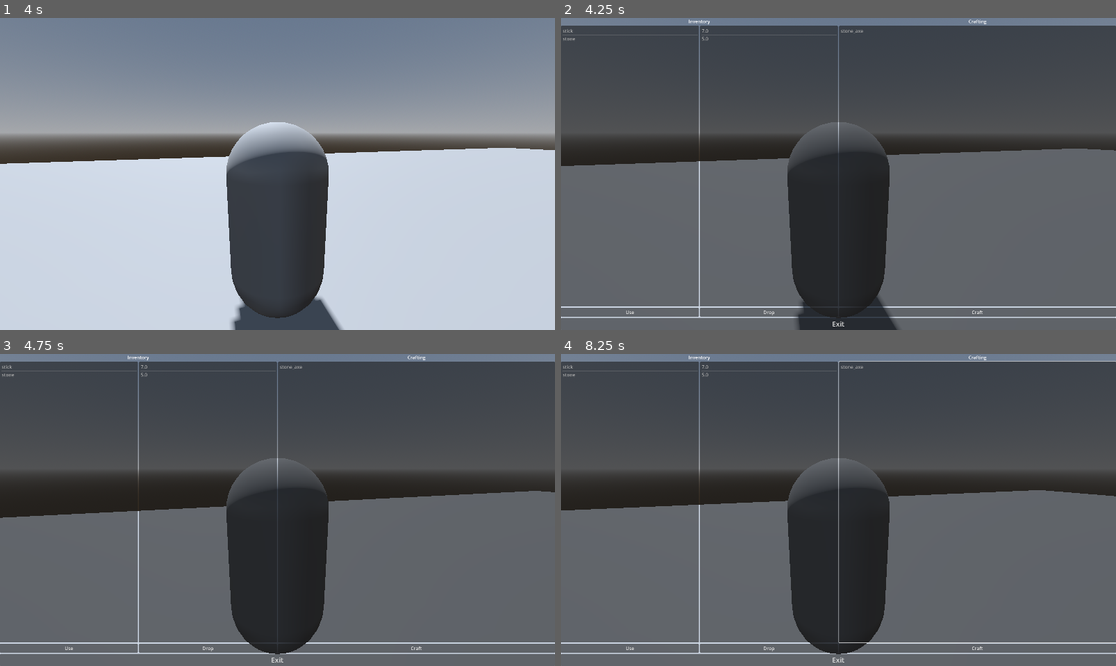
Above: before the commit, frames 1-4 (two rows, left to right).
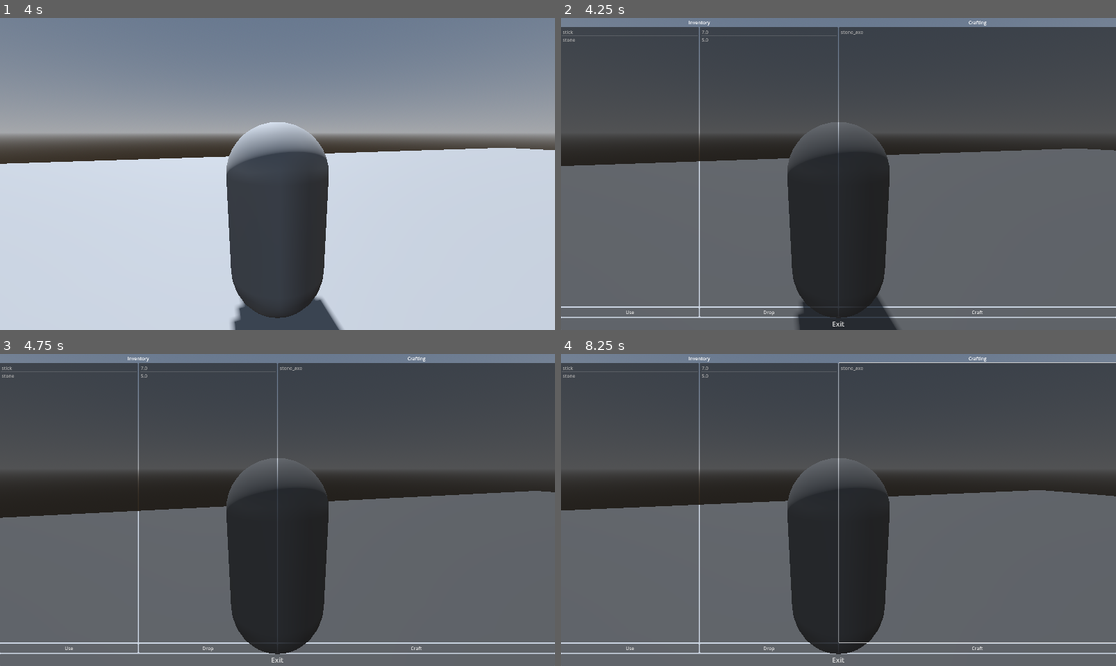
Above: after the commit, the same moments.

Repository: userext122021/godot_rpg_project
Game: Godot game, scene res://main.tscn
Same seed, same stepped clock (60 frames per second), same inputs: the game is played once before the commit and once after it.
Inputs (mouse positions are in pixels of both pictures, inside the frame that each line leads up to):
- Up to frame 1 (4 s): tap Enter at 0.5 s; move the mouse to (305, 174) at 0.52 s; hold W (move_forward) from 0.53 s (still down); tap E (interact) at 0.6, 1.55, 2.1, 2.85, 3.8 s; tap Space (jump) at 0.77, 1.52, 3.02, 3.77 s; move the mouse to (249, 174) at 1.27 s; click (249, 174) at 1.35 s; move the mouse to (288, 167) at 2.02 s; move the mouse to (271, 180) at 2.77 s; move the mouse to (316, 177) at 3.52 s; press the mouse at (316, 177) at 3.53 s
- Up to frame 2 (4.25 s): keep holding W (move_forward); tap Tab (show_inventory) at 4.15 s
- Up to frame 3 (4.75 s): move the mouse to (111, 463) at 4.27 s; release W (move_forward) at 4.28 s; release the mouse at (111, 463) at 4.28 s; hold A (move_left) from 4.28 s (still down); tap E (interact) at 4.35 s; tap Space (jump) at 4.52 s
- Up to frame 4 (8.25 s): move the mouse to (866, 510) at 5.02 s; release A (move_left) at 5.03 s; hold S (move_back) 5.03-5.78 s; tap E (interact) at 5.1, 6.05, 6.6, 7.35 s; move the mouse to (755, 432) at 5.77 s; hold D (move_right) 5.78-6.53 s; click (755, 432) at 5.85 s; tap Space (jump) at 6.02, 6.77, 7.52 s; move the mouse to (960, 494) at 6.52 s; hold W (move_forward) 6.53-7.28 s; move the mouse to (727, 525) at 7.27 s; hold D (move_right) 7.28-8.03 s; move the mouse to (894, 441) at 8.02 s; press the mouse at (894, 441) at 8.03 s; hold S (move_back) from 8.03 s (still down)

Frame 1 is identical in both runs. In frame 2, 0.8% of the frame differs, in the area x 0-100%, y 0-8%; in frame 3, 0.8%; in frame 4, 0.9%.

Commit message:
Добавил верстак

Diff:
--- a/core/controls/interactable.gd
+++ b/core/controls/interactable.gd
@@ -4,7 +4,24 @@
 signal interacted(body: Node3D)
 
 @export var interact_text: String = "E - interact"
+@export var data:InteractableData
 
+func _ready() -> void:
+	if data:
+		interact_text=data.interaction_text
+
+func get_interaction_text():
+	if data:
+		var text:String=data.interactable_name
+		text+=" "
+		text+=data.interaction_text
+		return text
+	return interact_text
+
+func get_category() -> String:
+	if not data:
+		return "unknown"
+	return data.interactable_category
 
 func interact(body: Node3D):
 	interacted.emit(body)
--- /dev/null
+++ b/core/controls/interactable_data.gd
@@ -0,0 +1,6 @@
+extends Resource
+class_name InteractableData
+
+@export var interactable_name:String="unknown"
+@export var interactable_category:String="unknown"
+@export var interaction_text:String="E - interact"
--- a/core/entities/player/player.gd
+++ b/core/entities/player/player.gd
@@ -8,7 +8,7 @@
 @onready var camera = $CameraPivot/Camera3D
 
 var interactable:Interactable=null
-
+var current_workstation:String="none"
 
 func _ready():
 	super._ready()
@@ -33,7 +33,7 @@
 			if i_body.has_node("Interactable"):
 				var i:Interactable=i_body.get_node("Interactable")
 				interactable=i
-				$InteractRay/Label3D.text=i.interact_text
+				$InteractRay/Label3D.text=i.get_interaction_text()
 				$InteractRay/Label3D.show()
 
 	else:
@@ -41,11 +41,14 @@
 		if $InteractRay/Label3D.visible:
 			$InteractRay/Label3D.hide()
 	pass
+
 func interact():
 	if interactable==null:
 		return
+	current_workstation=interactable.get_category()
 	interactable.interact(self)
 	interaction_started.emit()
+
 
 func _physics_process(delta):
 	super._physics_process(delta)
--- a/core/ui/ui.gd
+++ b/core/ui/ui.gd
@@ -8,13 +8,22 @@
 @onready var item_list=$MainWindow/HBoxContainer/InventoryWindow/HBoxContainer/ItemList
 @onready var amount_list=$MainWindow/HBoxContainer/InventoryWindow/HBoxContainer/AmountList
 @onready var recipe_list=$MainWindow/HBoxContainer/CraftWindow/ListContainer/RecipeList
-
+var is_workbench_enabled:bool=false
 
 func _ready() -> void:
 	player.show_inventory.connect(show_inventory)
-
+	player.interaction_started.connect(on_interaction_started)
 	pass
 
+
+func enable_workbench():
+	print("UI: WORKBENCH ENABLED")
+	is_workbench_enabled=true
+
+func on_interaction_started():
+	if player.current_workstation=="workbench":
+		enable_workbench()
+		show_inventory()
 
 func show_inventory():
 	print("INVENTORY: ",player.get_inventory().items)
@@ -51,8 +60,15 @@
 func update_ui():
 	update_inventory_list()
 	update_craft_list()
+
+func show_statuses():
+	if is_workbench_enabled:
+		$MainWindow/Statuses/WorkbechEnabled.show()
+	else:
+		$MainWindow/Statuses/WorkbechEnabled.hide()
 func show_ui():
 	$MainWindow.show()
+	show_statuses()
 	Input.mouse_mode = Input.MOUSE_MODE_VISIBLE
 	pass
 
@@ -61,6 +77,7 @@
 func hide_ui():
 	hide_all_windows()
 	$MainWindow.hide()
+	is_workbench_enabled=false
 	Input.mouse_mode = Input.MOUSE_MODE_CAPTURED
 
 
--- a/core/ui/ui.tscn
+++ b/core/ui/ui.tscn
@@ -21,6 +21,14 @@
 grow_horizontal = 2
 grow_vertical = 2
 mouse_filter = 2
+
+[node name="Statuses" type="HBoxContainer" parent="MainWindow"]
+layout_mode = 2
+
+[node name="WorkbechEnabled" type="Label" parent="MainWindow/Statuses"]
+layout_mode = 2
+size_flags_horizontal = 10
+text = "Workbench"
 
 [node name="HBoxContainer" type="HBoxContainer" parent="MainWindow"]
 layout_mode = 2
--- a/examples/example_scene/example_scene.tscn
+++ b/examples/example_scene/example_scene.tscn
@@ -1,12 +1,14 @@
-[gd_scene load_steps=20 format=3 uid="uid://bh5jh50ap76ej"]
+[gd_scene load_steps=24 format=3 uid="uid://bh5jh50ap76ej"]
 
 [ext_resource type="Script" uid="uid://q7fccvffph2x" path="res://examples/example_scene/example_scene.gd" id="1_n2gaa"]
 [ext_resource type="Script" uid="uid://bwgfc7v7io1hh" path="res://core/entities/stats_data.gd" id="2_vx6j6"]
 [ext_resource type="PackedScene" uid="uid://bu0dr0fcl6bph" path="res://core/props/base_prop.tscn" id="4_3wino"]
 [ext_resource type="PackedScene" uid="uid://dsolwjgdf1gac" path="res://core/controls/interactable.tscn" id="5_k3qqm"]
+[ext_resource type="Script" uid="uid://nfvghq4yke8r" path="res://core/props/prop_data.gd" id="8_kwhvy"]
 [ext_resource type="PackedScene" uid="uid://d1pyrlgd5n7j6" path="res://core/ui/ui.tscn" id="9_3j6rv"]
 [ext_resource type="PackedScene" uid="uid://c8vdp010stbue" path="res://core/entities/spawner.tscn" id="9_5j028"]
 [ext_resource type="PackedScene" uid="uid://dyj5ecitscci1" path="res://core/pickable/base_pickable.tscn" id="10_5j028"]
+[ext_resource type="Script" uid="uid://d02ghumma662r" path="res://core/controls/interactable_data.gd" id="10_ff2r5"]
 [ext_resource type="PackedScene" uid="uid://dixyvmip4sn7o" path="res://debug/debug_enemy.tscn" id="10_wvpry"]
 [ext_resource type="PackedScene" uid="uid://djphclfgekh58" path="res://examples/example_scene/example_player.tscn" id="11_kwhvy"]
 [ext_resource type="Script" uid="uid://cfm5bwss6j1sn" path="res://core/pickable/pickable_data.gd" id="11_wvpry"]
@@ -41,6 +43,17 @@
 
 [sub_resource type="BoxShape3D" id="BoxShape3D_vx6j6"]
 size = Vector3(64, 1, 64)
+
+[sub_resource type="Resource" id="Resource_j2cqc"]
+script = ExtResource("8_kwhvy")
+hp = null
+metadata/_custom_type_script = "uid://nfvghq4yke8r"
+
+[sub_resource type="Resource" id="Resource_eucu4"]
+script = ExtResource("10_ff2r5")
+interactable_name = "workbench"
+interactable_category = "workbench"
+metadata/_custom_type_script = "uid://d02ghumma662r"
 
 [node name="ExampleScene" type="Node3D"]
 script = ExtResource("1_n2gaa")
@@ -78,10 +91,12 @@
 transform = Transform3D(1, 0, 0, 0, 1, 0, 0, 0, 1, 0, -0.5, 0)
 shape = SubResource("BoxShape3D_vx6j6")
 
-[node name="BaseProp" parent="NavigationRegion3D" instance=ExtResource("4_3wino")]
+[node name="Workbench" parent="NavigationRegion3D" instance=ExtResource("4_3wino")]
 transform = Transform3D(1, 0, 0, 0, 1, 0, 0, 0, 1, 0, 0, 9)
+data = SubResource("Resource_j2cqc")
 
-[node name="Interactable" parent="NavigationRegion3D/BaseProp" instance=ExtResource("5_k3qqm")]
+[node name="Interactable" parent="NavigationRegion3D/Workbench" instance=ExtResource("5_k3qqm")]
+data = SubResource("Resource_eucu4")
 
 [node name="Spawner" parent="." instance=ExtResource("9_5j028")]
 scene = ExtResource("10_wvpry")
Not shown, added: core/controls/interactable_data.gd.uid
